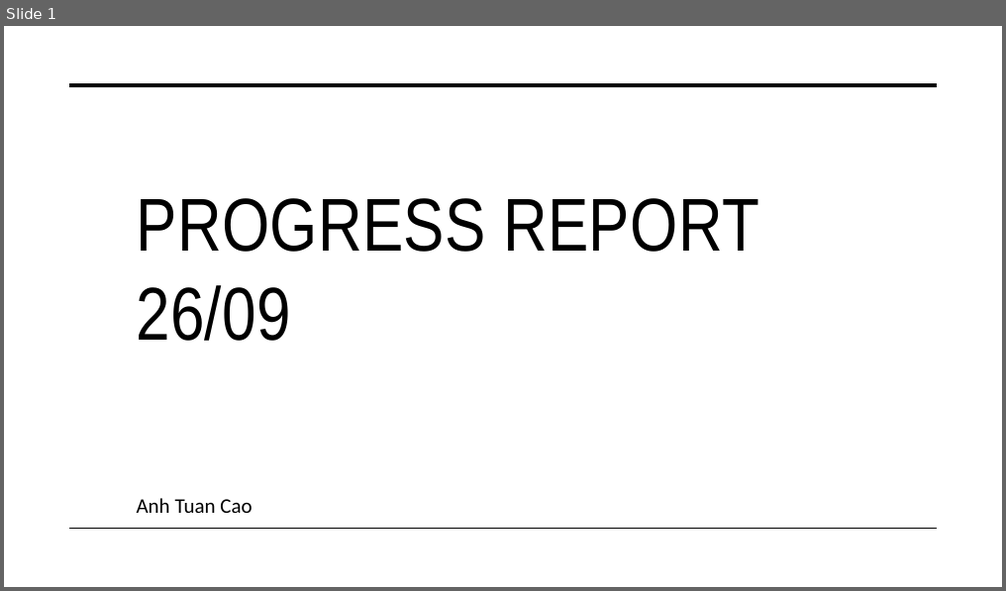
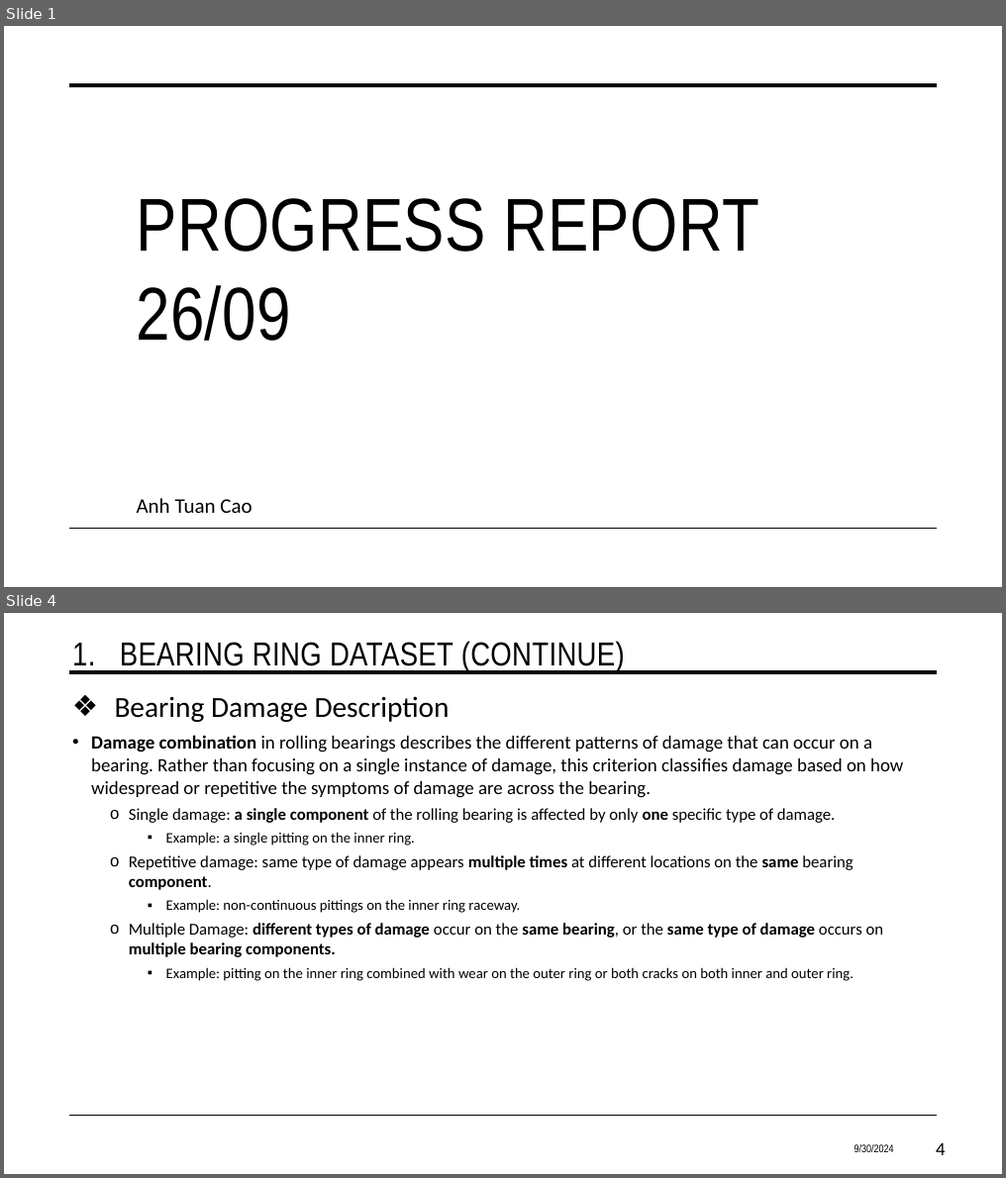
Before and after one commit to CaoTuan749/DLProject_1, a slide deck: Documentation/Presentation 3.pptx. Shown one above the other, each under a label of ours: slide 1 before the commit, slides 1 and 4 after it; the slides between them are not shown. The pictures are 1006x591 and 1006x1178 pixels, drawn with LibreOffice and Linux fonts; fonts in the diff are those of the drawing. Boxes give left, top, right and bottom in pixels: in the first picture for what was removed or moved away, otherwise in the second. Text is boxed around its words. In the diff, an @@ line names an element or a change of style, - is before the commit and + after.

```diff
--- a/Documentation/Presentation 3.pptx
+++ b/Documentation/Presentation 3.pptx
@@ slide 4 added at box(4, 613, 1002, 1174), background #FFFFFF; not listed: 2 template elements that a slide beside it also shows @@
@@ title added at box(72, 641, 625, 672), 32 pt, text #000000 @@
+1. BEARING RING DATASET (CONTINUE)
@@ text added at box(115, 696, 450, 722), 28 pt, text #000000 @@
+❖ Bearing Damage Description
@@ text added at box(91, 735, 903, 981), 16 pt, text #000000 @@
+• Damage combination in rolling bearings describes the different patterns of damage that can occur on a bearing. Rather than focusing on a single instance of damage, this criterion classifies damage based on how widespread or repetitive the symptoms of damage are across the bearing.
+  o Single damage: a single component of the rolling bearing is affected by only one specific type of damage.
+    ▪ Example: a single pitting on the inner ring.
+  o Repetitive damage: same type of damage appears multiple times at different locations on the same bearing component.
+    ▪ Example: non-continuous pittings on the inner ring raceway.
+  o Multiple Damage: different types of damage occur on the same bearing, or the same type of damage occurs on multiple bearing components.
+    ▪ Example: pitting on the inner ring combined with wear on the outer ring or both cracks on both inner and outer ring.
@@ text added at box(854, 1145, 894, 1153), 10.5 pt, text #000000 @@
+9/30/2024
@@ page number added at box(936, 1144, 945, 1156), 18 pt, text #000000 @@
+4
```
Also in this commit, not shown: 36 slides changed, 7 other slides added.
